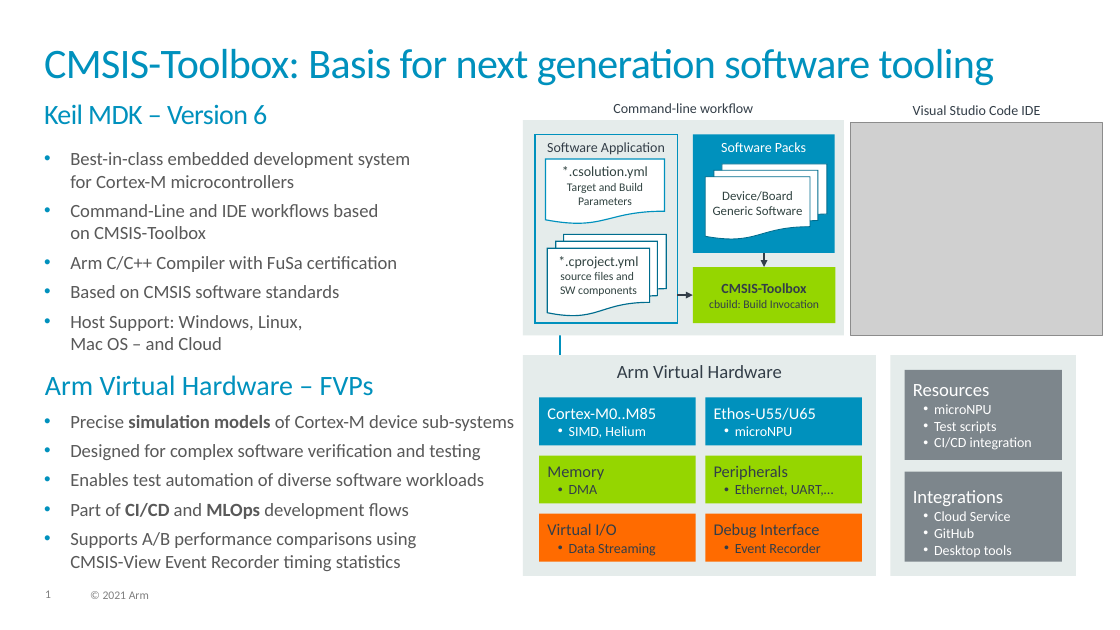
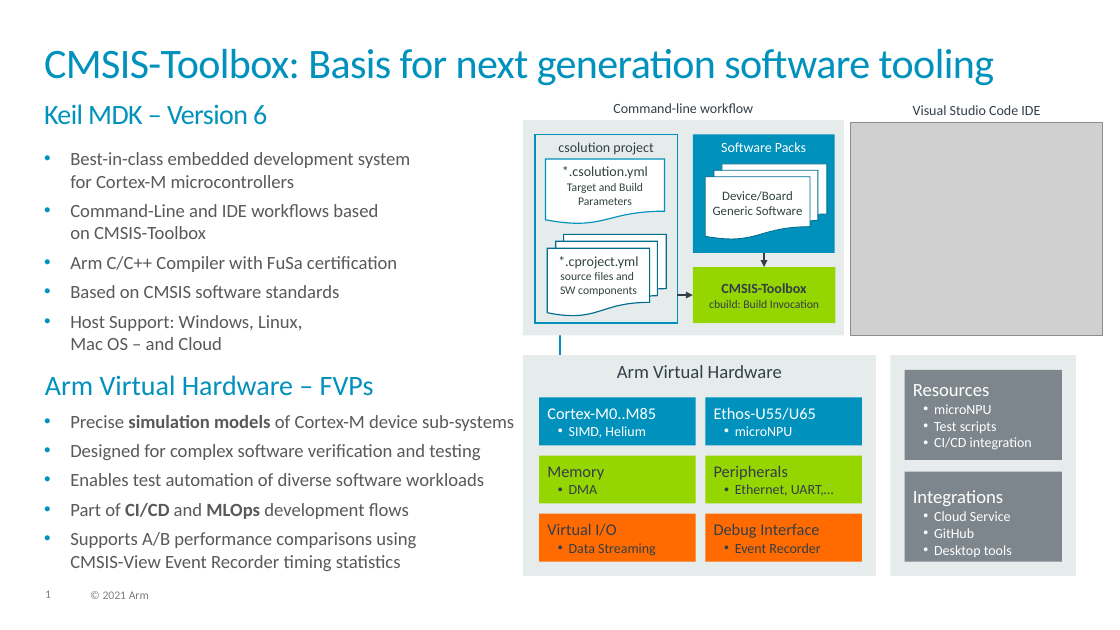
Before and after one commit to Open-CMSIS-Pack/cmsis-toolbox, a slide deck: slide 1 of docs/images/overview.pptx. Drawn at 1120x630 pixels with LibreOffice and Linux fonts; fonts in the diff are those of the drawing; grey boxes stand for pictures. Boxes give left, top, right and bottom in pixels: in the first picture for what was removed or moved away, otherwise in the second. Text is boxed around its words. In the diff, an @@ line names an element or a change of style, - is before the commit and + after.

```diff
--- a/docs/images/overview.pptx
+++ b/docs/images/overview.pptx
@@ text in rectangle at box(558, 142, 653, 155): text changed @@
-Software Application
+csolution project
```
Also in this commit, not shown: 7 other slides changed, 13 other files.
